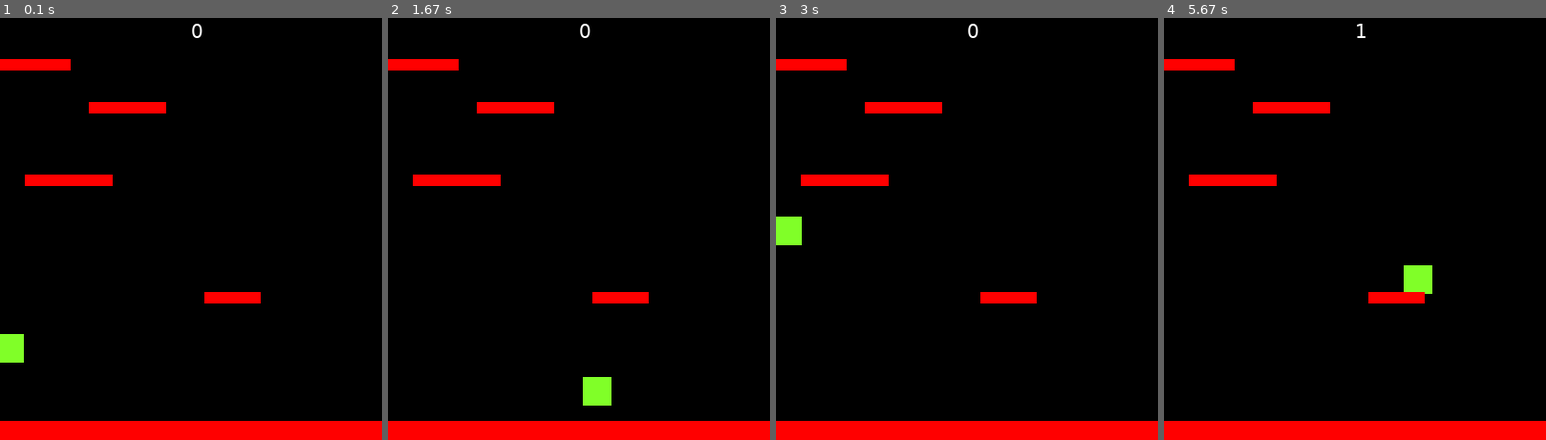
Above: before the commit, frames 1-4 (left to right).
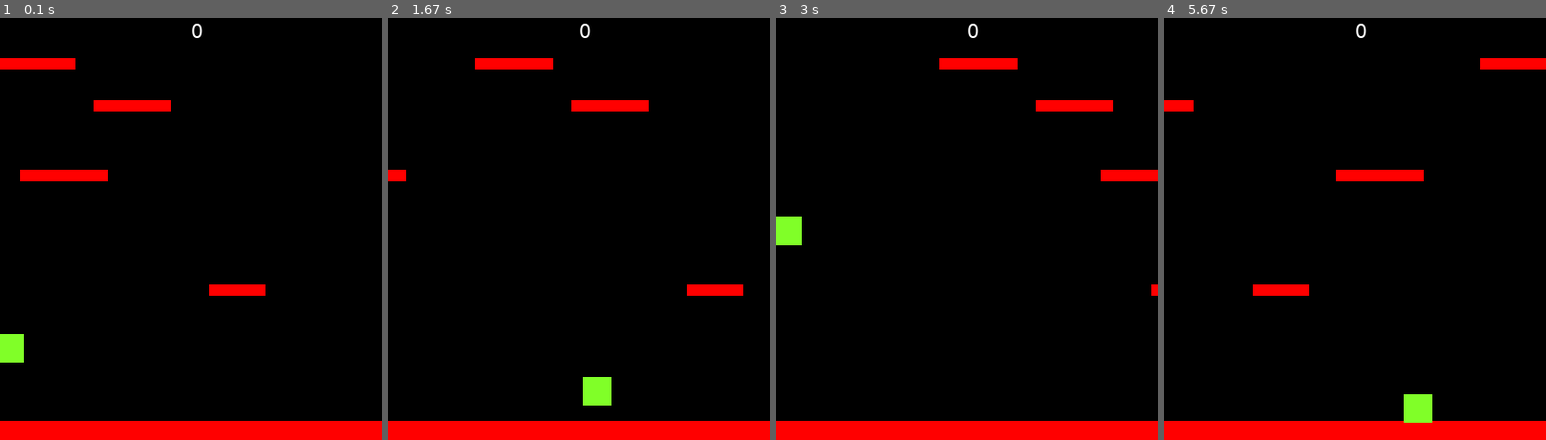
Above: after the commit, the same moments.

Repository: turtledude16/pyGame-Platformer
Game: pygame game, started from gamemain.py
Two runs of this game, one before a commit and one after it. Both use one fixed random seed, a clock stepped at 60 frames per second and the inputs below.
Inputs:
- Up to frame 1 (0.1 s): no input
- Up to frame 2 (1.67 s): hold Right 0.33-0.8 s; hold Up 0.83-1.13 s; hold Right 1.17-1.63 s
- Up to frame 3 (3 s): hold Left 1.67-2.2 s; hold Left 2.23-2.63 s; hold Up from 2.67 s (still down)
- Up to frame 4 (5.67 s): release Up at 3.03 s; hold Right 3.07-3.7 s; hold Left 3.73-4.2 s; hold Right 4.23-4.7 s; hold Up 4.73-5.03 s; hold Right 5.07-5.53 s; hold Left from 5.57 s (still down)

The runs differ from the first frame. In frame 1, 1.5% of the frame differs, in the area x 0-70%, y 9-68%; in frame 2, 3.7%; in frame 3, 3.6%; in frame 4, 4.8%, in the area x 0-100%, y 1-96%.

Commit message:
added moving platforms

Diff:
--- a/gamemain.py
+++ b/gamemain.py
@@ -79,11 +79,18 @@
         super().__init__()
         self.surf = pygame.Surface((random.randint(50, 100), 12))
         self.surf.fill((255, 0, 0))
-        self.rect = self.surf.get_rect(center = (random.randint(0, WIDTH-10), random.randint(0, HEIGHT-30)))
+        self.rect = self.surf.get_rect(center = (random.randint(0, WIDTH-10), random.randint(0, HEIGHT-40)))
         self.point = True
+        self.speed = random.randint(-1, 1)
+        self.moving = True
 
     def move(self):
-        pass
+        if self.moving == True:
+            self.rect.move_ip(self.speed, 0)
+            if self.speed > 0 and self.rect.left > WIDTH:
+                self.rect.right = 0
+            if self.speed < 0 and self.rect.right < 0:
+                self.rect.left = WIDTH
 
 def check(platform, groupies):
     if pygame.sprite.spritecollideany(platform,groupies):
@@ -113,6 +120,7 @@
 PT1 = platform()
 P1 = Player()
 PT1.point = False
+PT1.moving = False
 #Draw sprites
 PT1.surf = pygame.Surface((WIDTH, 20))
 PT1.surf.fill((255, 0, 0))
